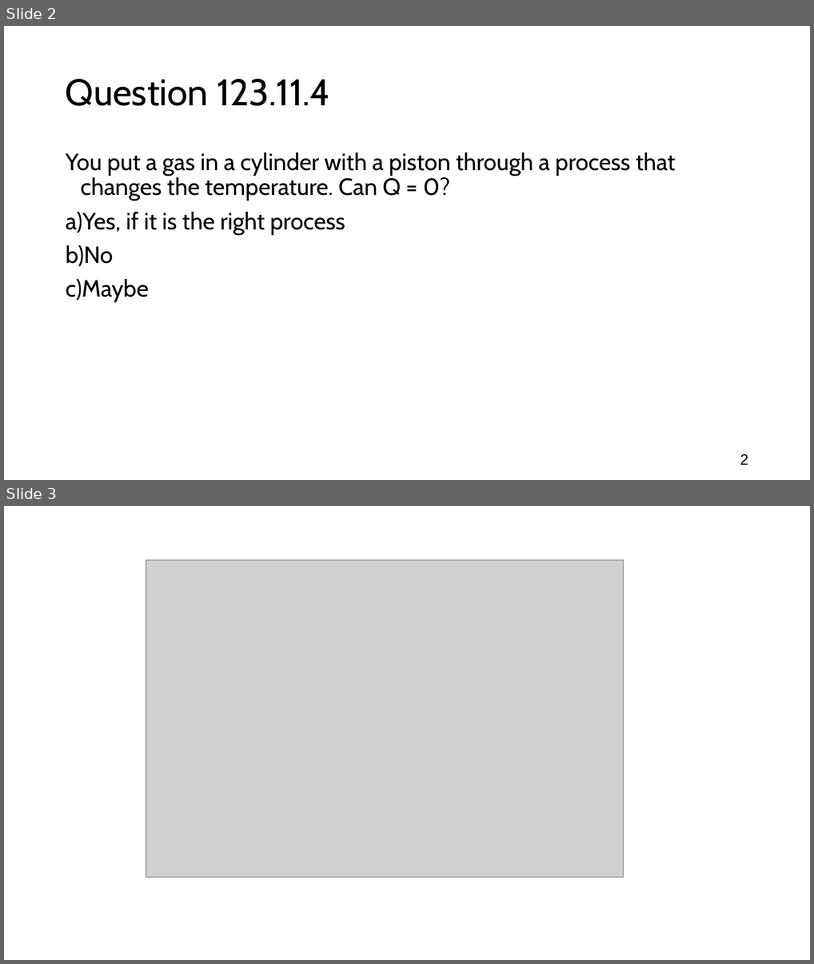
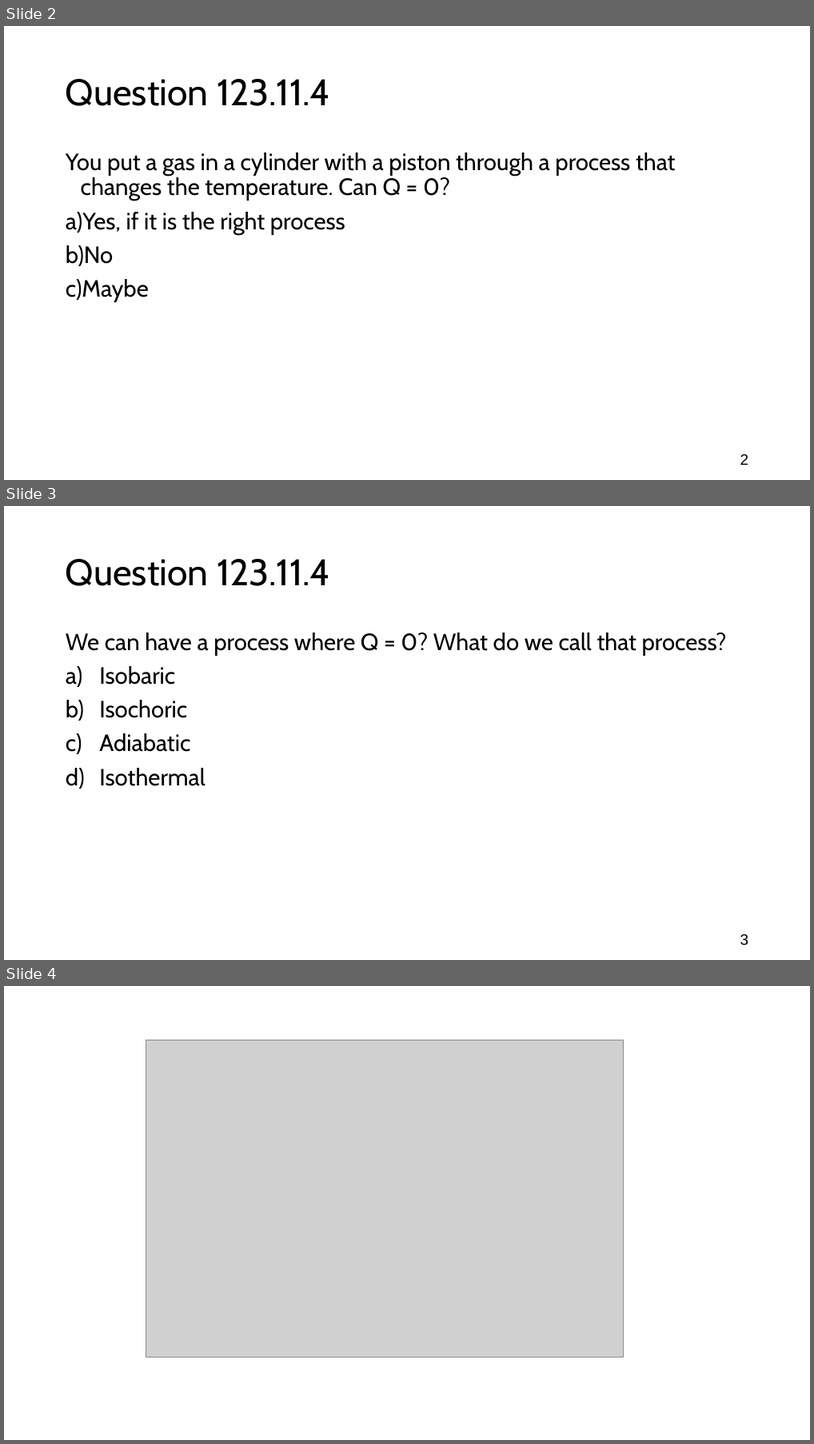
Before and after one commit to rtlines/Introductory-Physics-II, a slide deck: Lecture_Slides/PH 123 Lecture 36.pptx. Shown one above the other, each under a label of ours: slides 2 and 3 before the commit, slides 2, 3 and 4 after it. The pictures are 814x964 and 814x1444 pixels, drawn with LibreOffice and Linux fonts; fonts in the diff are those of the drawing; grey boxes stand for pictures. Boxes give left, top, right and bottom in pixels: in the first picture for what was removed or moved away, otherwise in the second. Text is boxed around its words. In the diff, an @@ line names an element or a change of style, - is before the commit and + after.

```diff
--- a/Lecture_Slides/PH 123 Lecture 36.pptx
+++ b/Lecture_Slides/PH 123 Lecture 36.pptx
@@ slide 3 added at (4, 506, 810, 960), background #FFFFFF @@
@@ title added at (66, 559, 331, 586), 44 pt, text #000000 @@
+Question 123.11.4
@@ text added at (66, 632, 727, 786), 28 pt, text #000000 @@
+We can have a process where Q = 0? What do we call that process?
+a) Isobaric
+b) Isochoric
+c) Adiabatic
+d) Isothermal
@@ page number added at (741, 933, 750, 944), 18 pt, text #000000 @@
+3
@@ what was slide 3 is now slide 4 @@
```
Also in this commit, not shown: 5 other slides added, 5 other files.
